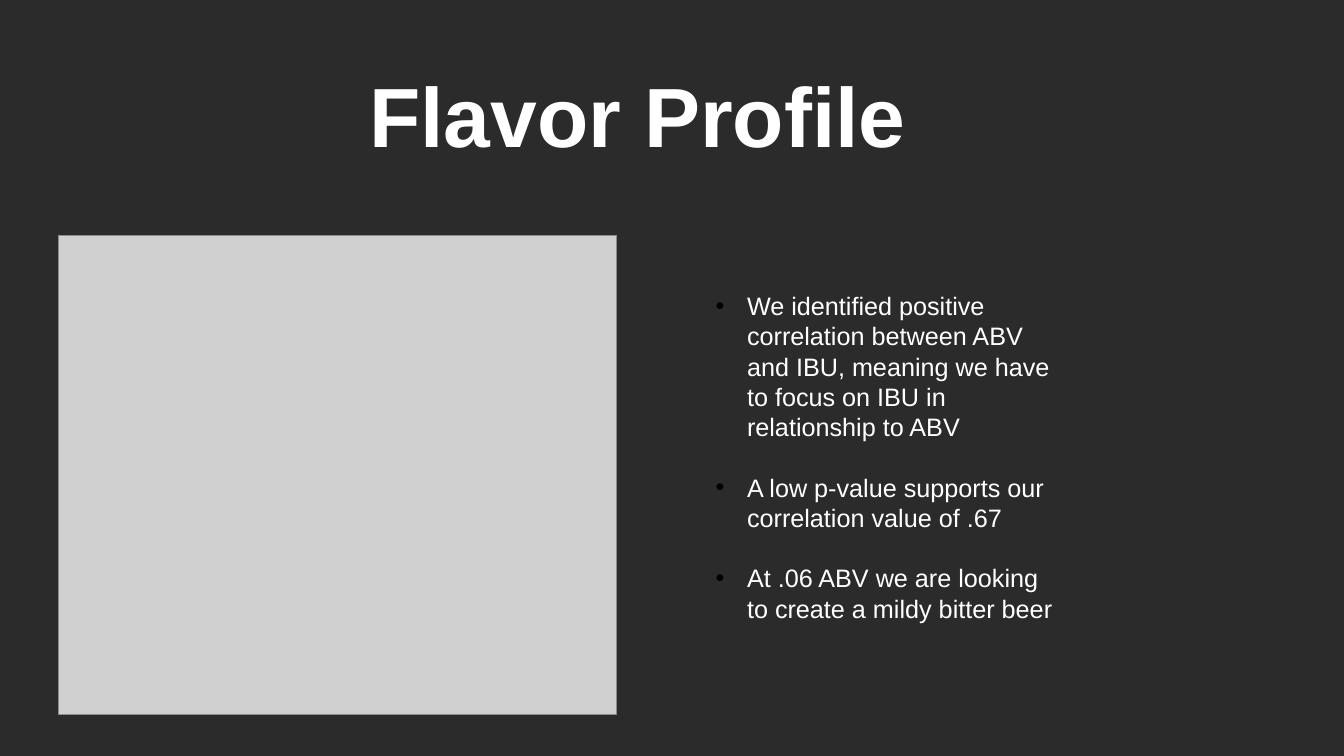
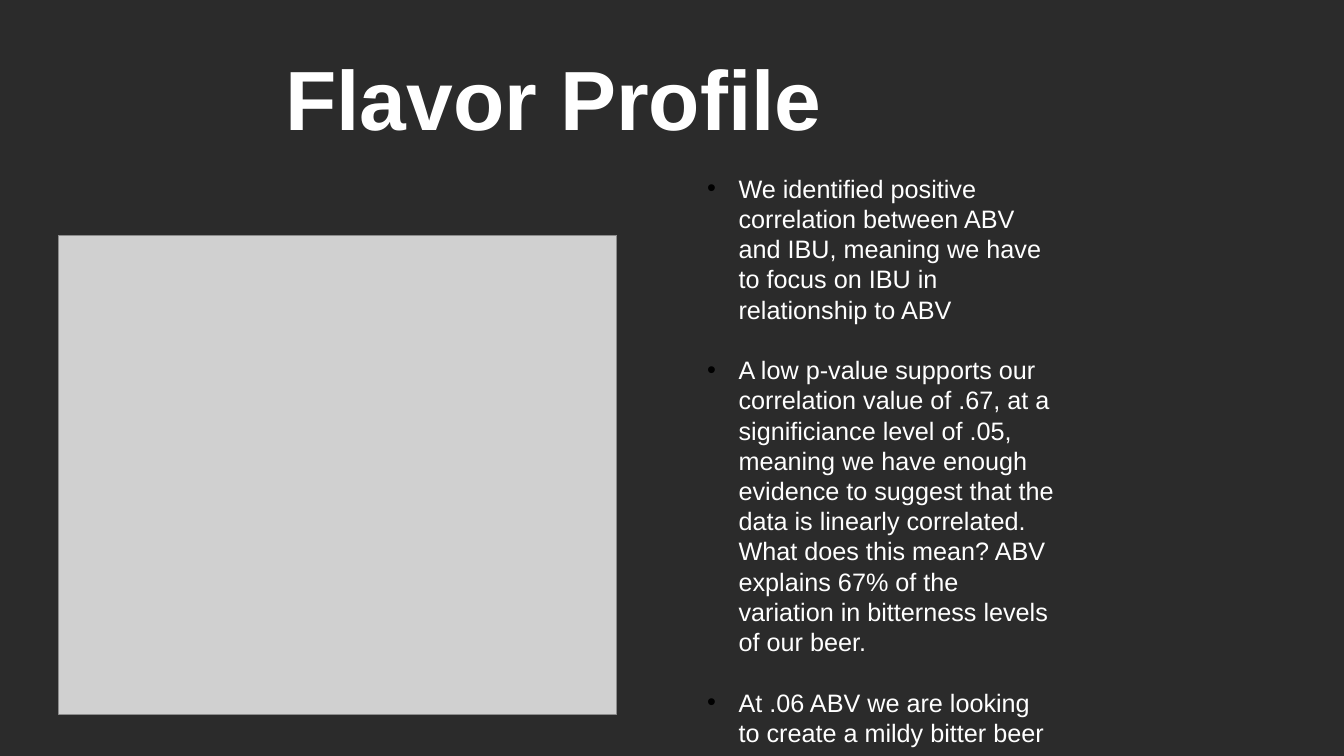
Before and after one commit to martin8886/Case-Study-1-EDA-of-breweries-in-R, a slide deck: slide 9 of presentation/Team_TAM_CaseStudy02.pptx (slide 8 before the commit). Drawn at 1344x756 pixels with LibreOffice and Linux fonts; fonts in the diff are those of the drawing; grey boxes stand for pictures; background and template pictures are left out; a plain dark background stands for a picture behind light text. Boxes give left, top, right and bottom in pixels: in the first picture for what was removed or moved away, otherwise in the second. Text is boxed around its words. In the diff, an @@ line names an element or a change of style, - is before the commit and + after.

```diff
--- a/presentation/Team_TAM_CaseStudy02.pptx
+++ b/presentation/Team_TAM_CaseStudy02.pptx
@@ subtitle "Flavor Profile": place and size @@
-subtitle "Flavor Profile" at [369,86,905,148]
+subtitle "Flavor Profile" at [285,69,821,131]
@@ text "We identified positive correlation between ...": place and size @@
-text "We identified positive correlation between ..." at [747,296,1052,623]
+text "We identified positive correlation between ..." at [739,179,1054,748]
@@ text at [739,360,1054,652]: text changed @@
-• A low p-value supports our correlation value of .67
+• A low p-value supports our correlation value of .67, at a significiance level of .05, meaning we have enough evidence to suggest that the data is linearly correlated. What does this mean? ABV explains 67% of the variation in bitterness levels of our beer.
```
Also in this commit, not shown: 3 other slides changed, 1 slide added.
